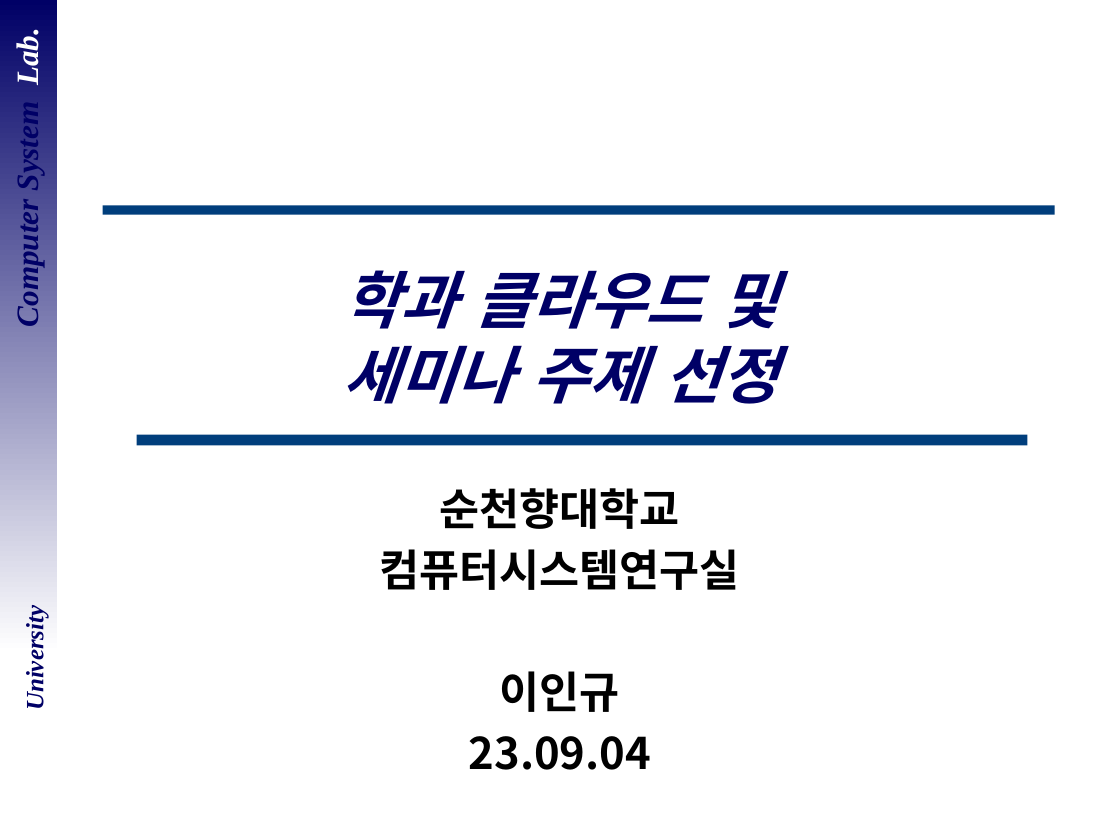
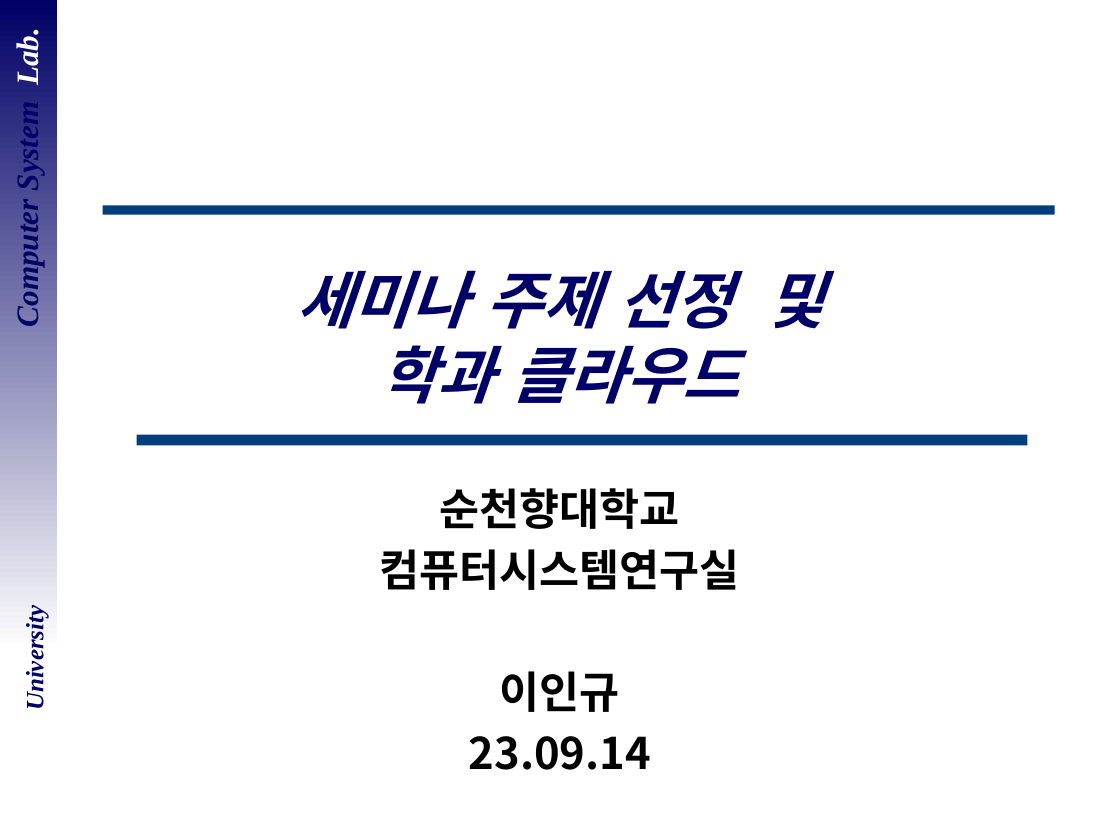
Before and after one commit to LeeBackUp/CSLAB-Semina, a slide deck: slide 1 of ppt 모음/학과클라우드 및 세미나 주제 - 이인규.pptx. Drawn at 1120x840 pixels with LibreOffice and Linux fonts; fonts in the diff are those of the drawing; background and template pictures are left out. Boxes give left, top, right and bottom in pixels: in the first picture for what was removed or moved away, otherwise in the second. Text is boxed around its words. In the diff, an @@ line names an element or a change of style, - is before the commit and + after.

```diff
--- a/ppt 모음/학과클라우드 및 세미나 주제 - 이인규.pptx
+++ b/ppt 모음/학과클라우드 및 세미나 주제 - 이인규.pptx
@@ title at <box>296,270,823,404</box>: text changed @@
-학과 클라우드 및
-세미나 주제 선정
+세미나 주제 선정 및
+학과 클라우드
@@ subtitle at <box>469,736,651,770</box>: text changed @@
-23.09.04
+23.09.14
```
Also in this commit, not shown: 1 slide added, 1 other file.
